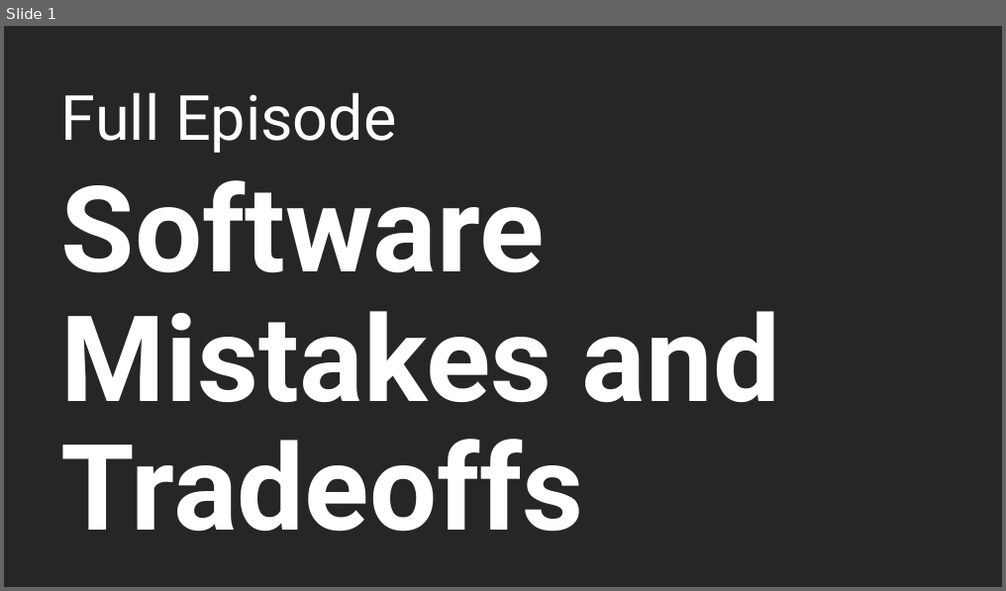
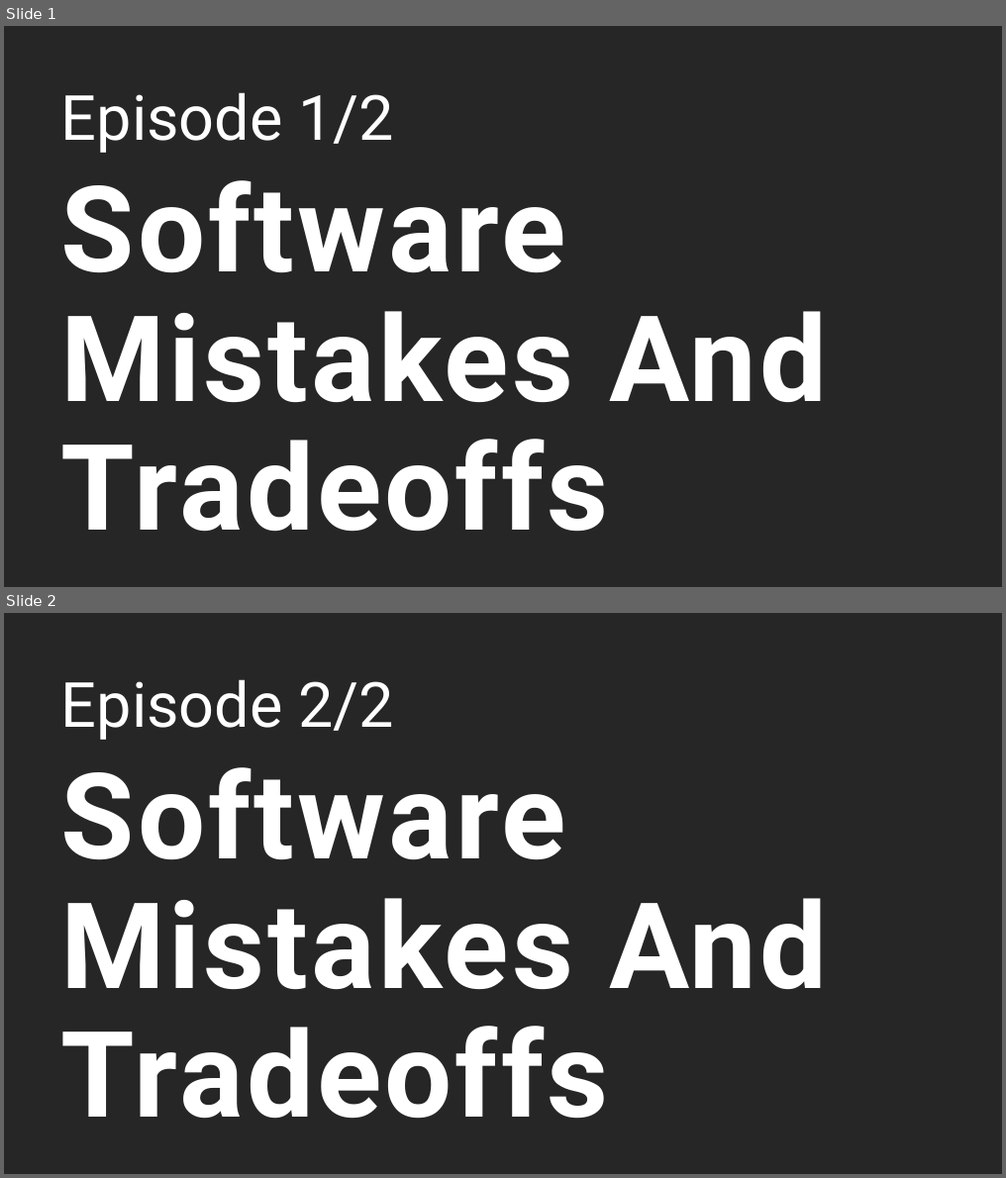
Before and after one commit to naruepanart/youtube-thumbnail, a slide deck: Youtube-Thumbnail.pptx. Shown one above the other, each under a label of ours: slide 1 before the commit, slides 1 and 2 after it. The pictures are 1006x591 and 1006x1178 pixels, drawn with LibreOffice and Linux fonts; fonts in the diff are those of the drawing. Boxes give left, top, right and bottom in pixels: in the first picture for what was removed or moved away, otherwise in the second. Text is boxed around its words. In the diff, an @@ line names an element or a change of style, - is before the commit and + after.

```diff
--- a/Youtube-Thumbnail.pptx
+++ b/Youtube-Thumbnail.pptx
@@ slide 2 added at [4, 613, 1002, 1174], background #262626 @@
@@ text added at [61, 679, 394, 740], 60 pt, text #FFFFFF @@
+Episode 2/2
@@ title added at [61, 767, 827, 1118], 115 pt, text #FFFFFF, bold @@
+Software Mistakes And Tradeoffs
@@ slide 1 changed as well @@
@@ text at [61, 92, 394, 153]: text changed @@
-Full Episode
+Episode 1/2
@@ title at [61, 180, 827, 531]: text changed @@
-Software Mistakes and Tradeoffs
+Software Mistakes And Tradeoffs
```
Also in this commit, not shown: 1 other slide added.
